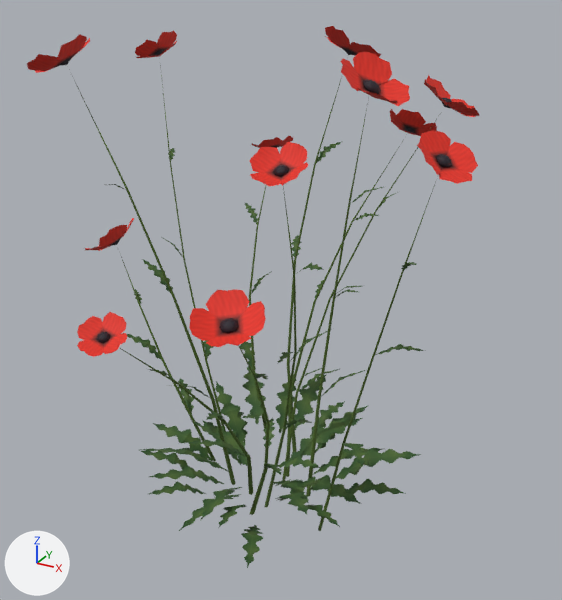
One commit to the glTF model assets/wildflowers/common-poppy/common-poppy.glb: the scene before it, then after it.
One viewpoint serves both versions: a camera (50 mm lens) standing at (0.514, -0.874, 0.766) and looking at (0.021, 0.021, 0.318). Every picture has the same lights, and +X, +Y and +Z are marked at lower left. The first picture is the older version. Vertices at exactly the same position are counted once.

Objects in the first picture: 'Common Poppy'.
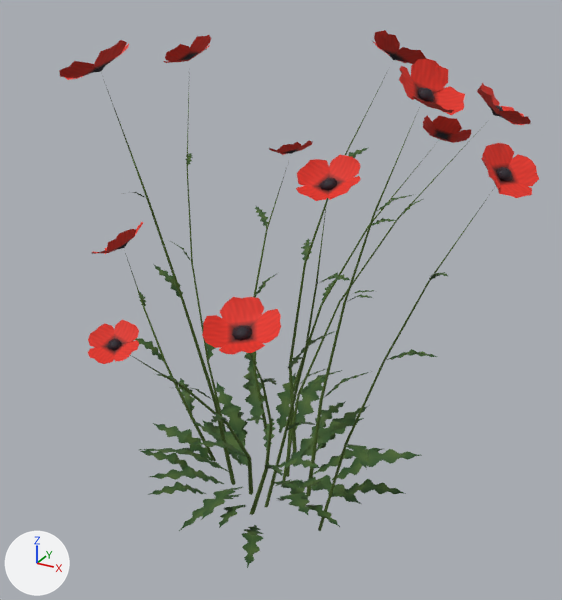
The newer file adds a shape key; the second version is drawn at full value of the shape key 'Downwind bend' of 'Common Poppy', and the change is written as the vertex moves it makes.

What differs and where, as boxes [x1, y1, x2, y2] in the pictures (562 x 600 px; the box of a moved part takes in the faces that stretch with it):
'Common Poppy', reshaped (6% wider)
    before: [27, 26, 479, 568]
    after: [59, 30, 539, 568]
part 1 of me_common_poppy, moved or reshaped
    before: [321, 370, 365, 397]
    after: [323, 371, 372, 398]
part 2 of me_common_poppy, moved or reshaped
    before: [335, 289, 358, 298]
    after: [347, 294, 373, 302]
part 3 of me_common_poppy, moved or reshaped
    before: [201, 340, 214, 359]
    after: [205, 343, 216, 359]
part 4 of me_common_poppy, moved or reshaped
    before: [161, 237, 182, 256]
    after: [172, 242, 191, 261]
part 5 of me_common_poppy, moved or reshaped
    before: [168, 148, 175, 159]
    after: [185, 153, 193, 165]
part 6 of me_common_poppy, moved or reshaped
    before: [241, 412, 261, 419]
    after: [245, 415, 264, 421]
part 7 of me_common_poppy, moved or reshaped
    before: [254, 374, 268, 380]
    after: [262, 378, 277, 385]
part 8 of me_common_poppy, moved or reshaped
    before: [296, 366, 327, 385]
    after: [294, 369, 325, 390]
part 9 of me_common_poppy, moved or reshaped
    before: [315, 280, 325, 297]
    after: [322, 279, 336, 301]
part 10 of me_common_poppy, moved or reshaped
    before: [354, 213, 378, 221]
    after: [371, 218, 396, 226]
part 11 of me_common_poppy, moved or reshaped
    before: [166, 385, 211, 399]
    after: [187, 388, 213, 400]
part 12 of me_common_poppy, moved or reshaped
    before: [143, 259, 173, 292]
    after: [153, 264, 183, 297]
part 13 of me_common_poppy, moved or reshaped
    before: [340, 443, 365, 467]
    after: [345, 444, 369, 468]
part 14 of me_common_poppy, moved or reshaped
    before: [375, 344, 424, 355]
    after: [386, 349, 438, 360]
part 15 of me_common_poppy, moved or reshaped
    before: [401, 262, 417, 270]
    after: [429, 272, 448, 280]
part 16 of me_common_poppy, moved or reshaped
    before: [251, 271, 272, 294]
    after: [255, 274, 276, 297]
part 17 of me_common_poppy, moved or reshaped
    before: [27, 26, 479, 523]
    after: [59, 30, 539, 523]

Diff of the bpy script that builds the scene:
```diff
--- a/assets/wildflowers/common-poppy/common-poppy.glb.py
+++ b/assets/wildflowers/common-poppy/common-poppy.glb.py
@@ me_common_poppy @@
-me_common_poppy.from_pydata(...)  # 1560 vertices, 1900 faces; spans x -0.361..0.314, y -0.277..0.334, z 0.0..0.678
+me_common_poppy.from_pydata(...)  # 1560 vertices, 1900 faces; spans x -0.342..0.379, y -0.286..0.319, z 0.0..0.678
+# me_common_poppy part 1: the loose piece of 6 vertices spanning x 0.069..0.14, y 0.029..0.102, z 0.157..0.207 is scaled about its middle by (1.05, 0.987, 1), then moved by (0.006, -0.002, 0.0)
+# me_common_poppy part 2: the loose piece of 6 vertices spanning x 0.087..0.141, y 0.026..0.06, z 0.323..0.349 is scaled about its middle by (1.07, 1.03, 1), then moved by (0.022, -0.008, 0.0)
+# me_common_poppy part 3: the loose piece of 6 vertices spanning x -0.183..-0.126, y 0.047..0.132, z 0.159..0.203 is scaled about its middle by (0.945, 0.989, 1), then moved by (0.006, -0.002, 0.0)
+# me_common_poppy part 4: the loose piece of 6 vertices spanning x -0.236..-0.181, y 0.065..0.082, z 0.322..0.362 is multiplied about its middle by the matrix ((0.951, -0.027, 0.042), (0.027, 0.952, -0.006), (-0.042, 0.008, 0.951)), then moved by (0.023, -0.008, 0.0)
+# me_common_poppy part 5: the loose piece of 6 vertices spanning x -0.258..-0.224, y 0.11..0.158, z 0.468..0.484 is multiplied about its middle by the matrix ((0.964, 0.017, 0.043), (-0.017, 0.965, 0.005), (-0.043, -0.006, 0.964)), then moved by (0.045, -0.016, 0.0)
+# me_common_poppy part 6: the loose piece of 6 vertices spanning x 0.037..0.068, y -0.137..-0.081, z 0.181..0.216 is multiplied about its middle by the matrix ((0.999, -0.027, 0.026), (0.027, 1.0, -0.008), (-0.026, 0.009, 1.0)), then moved by (0.007, -0.003, 0.0)
+# me_common_poppy part 7: the loose piece of 6 vertices spanning x 0.05..0.101, y -0.152..-0.104, z 0.262..0.291 is multiplied about its middle by the matrix ((1.04, -0.017, 0.024), (0.017, 1.04, -0.009), (-0.023, 0.009, 1.04)), then moved by (0.015, -0.005, 0.0)
+# me_common_poppy part 8: the loose piece of 6 vertices spanning x 0.006..0.062, y 0.065..0.116, z 0.135..0.184 is scaled about its middle by (1.05, 0.985, 1), then moved by (0.005, -0.002, 0.0)
+# me_common_poppy part 9: the loose piece of 6 vertices spanning x 0.012..0.033, y 0.123..0.182, z 0.272..0.306 is multiplied about its middle by the matrix ((0.99, 0.029, 0.042), (-0.028, 0.991, -0.006), (-0.042, 0.004, 0.99)), then moved by (0.016, -0.006, 0.0)
+# me_common_poppy part 10: the loose piece of 6 vertices spanning x 0.057..0.101, y 0.17..0.204, z 0.397..0.41 is scaled about its middle by (1.03, 0.979, 1), then moved by (0.032, -0.012, 0.0)
+# me_common_poppy part 11: the loose piece of 6 vertices spanning x -0.113..-0.045, y -0.112..-0.042, z 0.162..0.213 is multiplied about its middle by the matrix ((0.994, -0.022, 0.025), (0.022, 0.995, -0.013), (-0.024, 0.014, 0.995)), then moved by (0.006, -0.002, 0.0)
+# me_common_poppy part 12: the loose piece of 6 vertices spanning x -0.161..-0.095, y -0.085..-0.051, z 0.334..0.377 is multiplied about its middle by the matrix ((0.941, -0.009, 0.048), (0.01, 0.942, -0.018), (-0.047, 0.019, 0.941)), then moved by (0.025, -0.009, 0.0)
+# me_common_poppy part 13: the loose piece of 6 vertices spanning x 0.137..0.227, y -0.124..-0.023, z 0.148..0.183 is scaled about its middle by (1.02, 1.01, 1), then moved by (0.005, -0.002, 0.0)
+# me_common_poppy part 14: the loose piece of 6 vertices spanning x 0.188..0.258, y -0.049..-0.017, z 0.299..0.317 is moved by (0.018, -0.007, 0.0)
+# me_common_poppy part 15: the loose piece of 6 vertices spanning x 0.224..0.265, y -0.107..-0.06, z 0.432..0.457 is multiplied about its middle by the matrix ((1.058, -0.031, 0.049), (0.031, 1.059, -0.01), (-0.049, 0.011, 1.059)), then moved by (0.039, -0.014, 0.0)
+# me_common_poppy part 16: the loose piece of 6 vertices spanning x -0.127..-0.101, y 0.161..0.239, z 0.236..0.271 is multiplied about its middle by the matrix ((0.998, 0.019, 0.036), (-0.019, 0.999, -0.006), (-0.036, 0.005, 0.998)), then moved by (0.012, -0.004, 0.0)
+# me_common_poppy part 17: 1240 of 1560 vertices moved; they spanned x -0.361..0.314, y -0.277..0.334, z 0.07..0.678 and now span x -0.342..0.379, y -0.286..0.319, z 0.07..0.678; mean shift (0.048, -0.018, 0.0); largest move (-0.204, -0.093, 0.678) -> (-0.111, -0.127, 0.678)
+# other edits to the shape of me_common_poppy do not show in these pictures
 me_common_poppy.materials.append(mat_common_poppy_stems)
```
